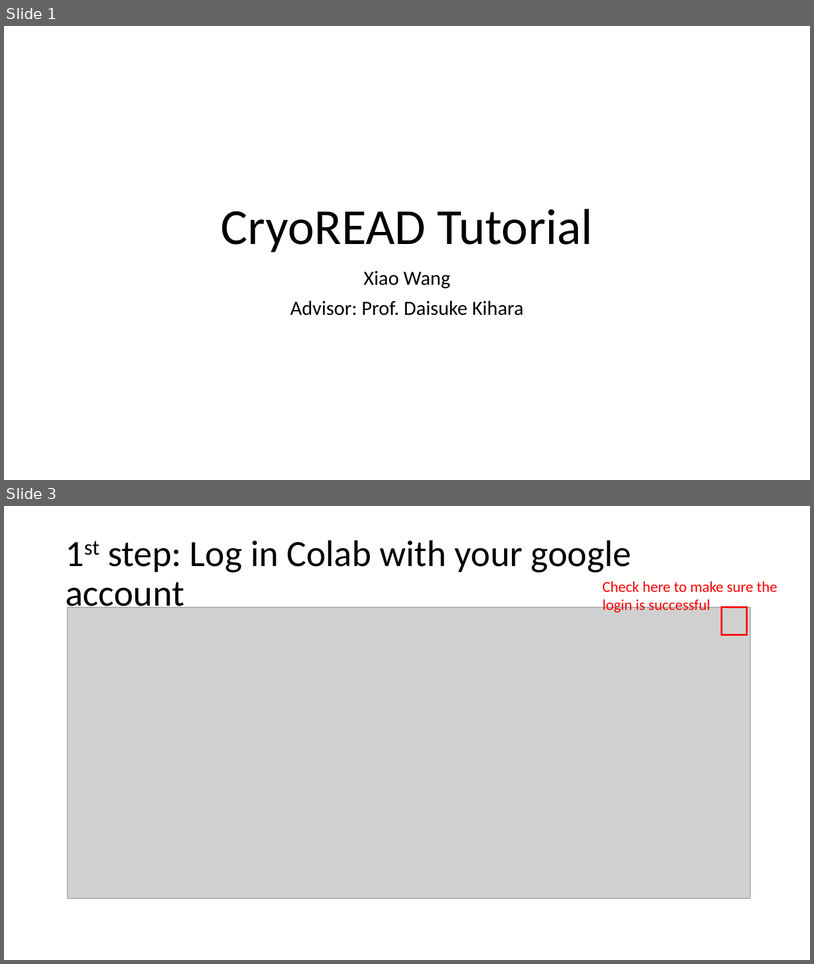
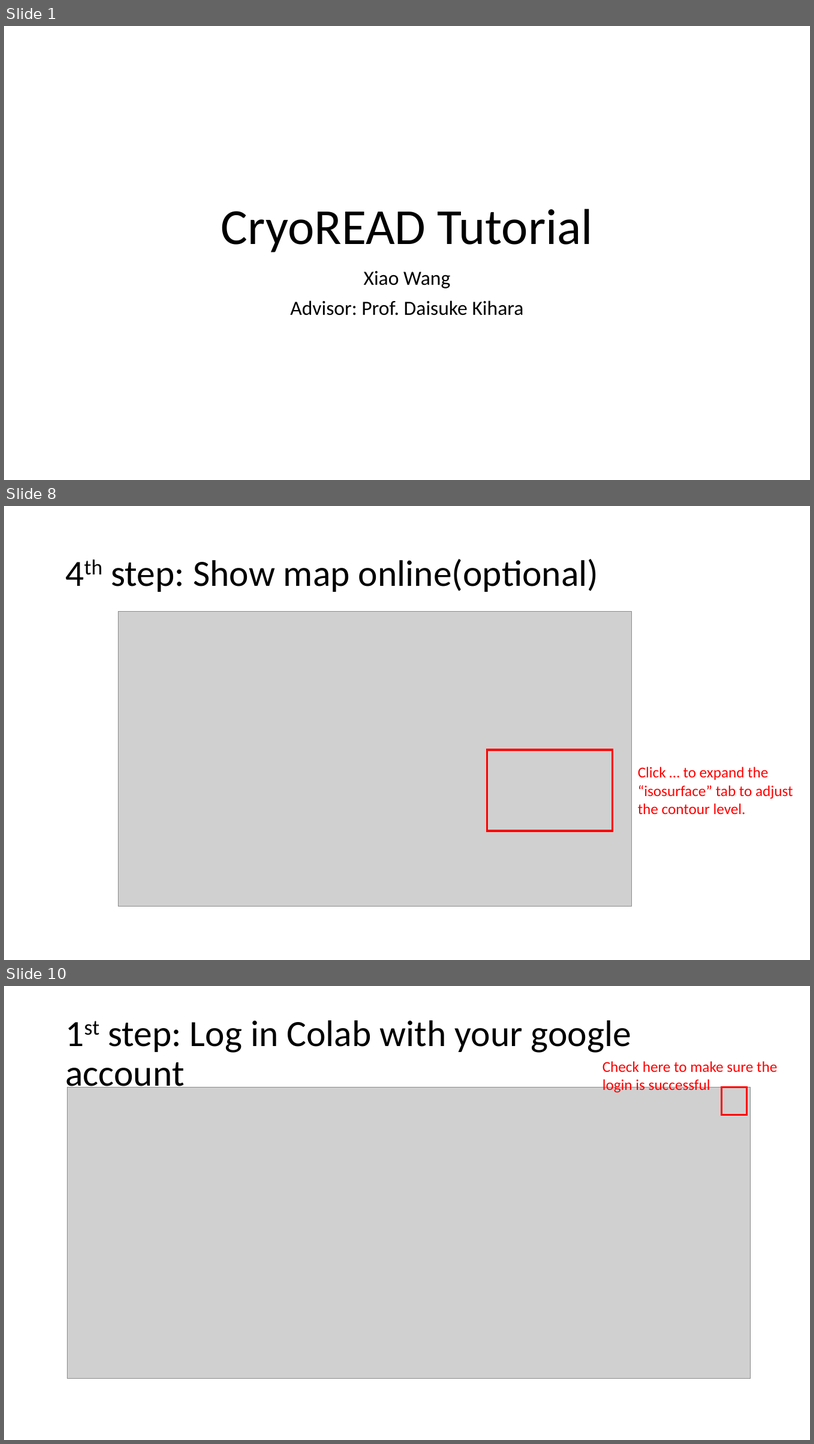
Before and after one commit to kiharalab/CryoREAD, a slide deck: CryoREAD_tutorial.pptx. Shown one above the other, each under a label of ours: slides 1 and 3 before the commit, slides 1, 8 and 10 after it; the slides between them are not shown. The pictures are 814x964 and 814x1444 pixels, drawn with LibreOffice and Linux fonts; fonts in the diff are those of the drawing; grey boxes stand for pictures. Boxes give left, top, right and bottom in pixels: in the first picture for what was removed or moved away, otherwise in the second. Text is boxed around its words. In the diff, an @@ line names an element or a change of style, - is before the commit and + after.

```diff
--- a/CryoREAD_tutorial.pptx
+++ b/CryoREAD_tutorial.pptx
@@ slide 8 added at <box>4,506,810,960</box>, background #FFFFFF @@
@@ title added at <box>111,559,599,592</box>, 44 pt, text #000000 @@
+4th step: Show map online(optional)
@@ picture added at <box>119,611,633,906</box> @@
@@ rectangle added at <box>488,750,613,831</box>, outline #FF0000 2.25 pt @@
@@ text added at <box>638,766,794,814</box>, 18 pt, text #FF0000 @@
+Click … to expand the “isosurface” tab to adjust the contour level.
@@ what was slide 3 is now slide 10 @@
```
Also in this commit, not shown: 7 slides changed, 6 other slides added, 1 slide removed.
